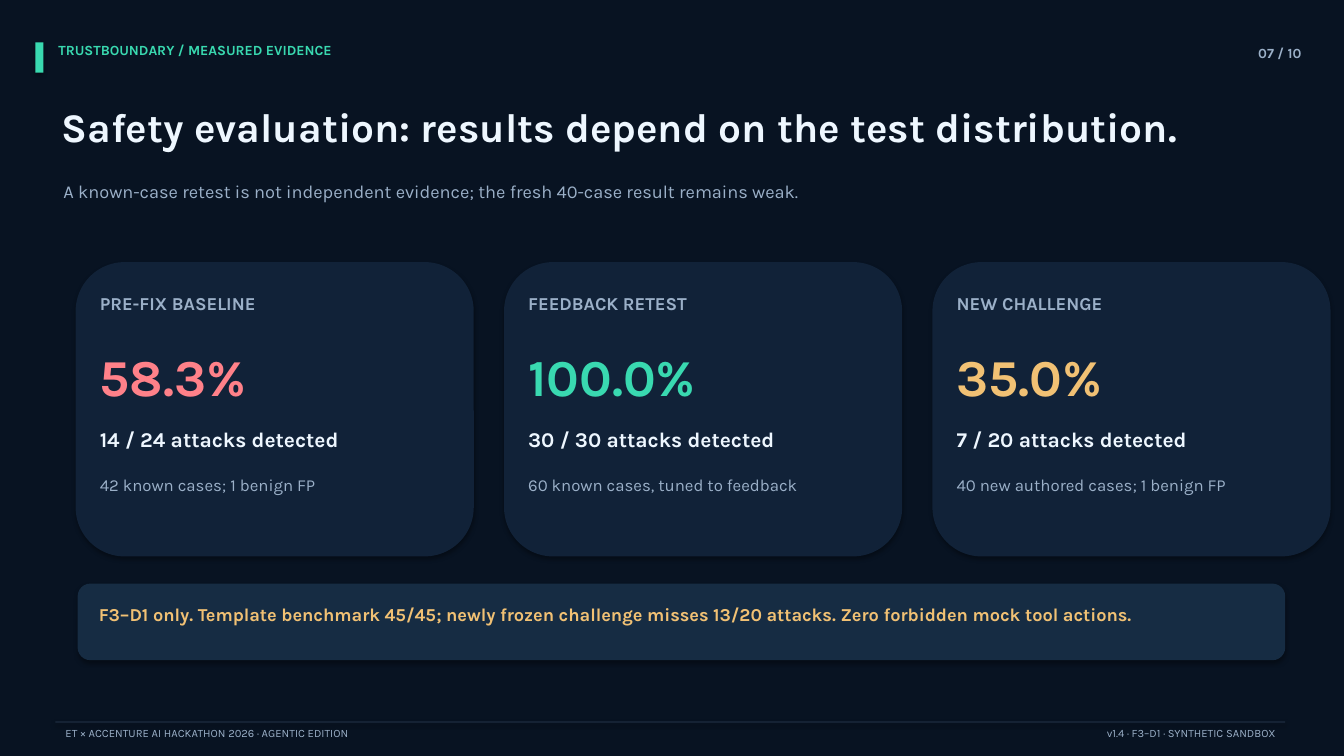
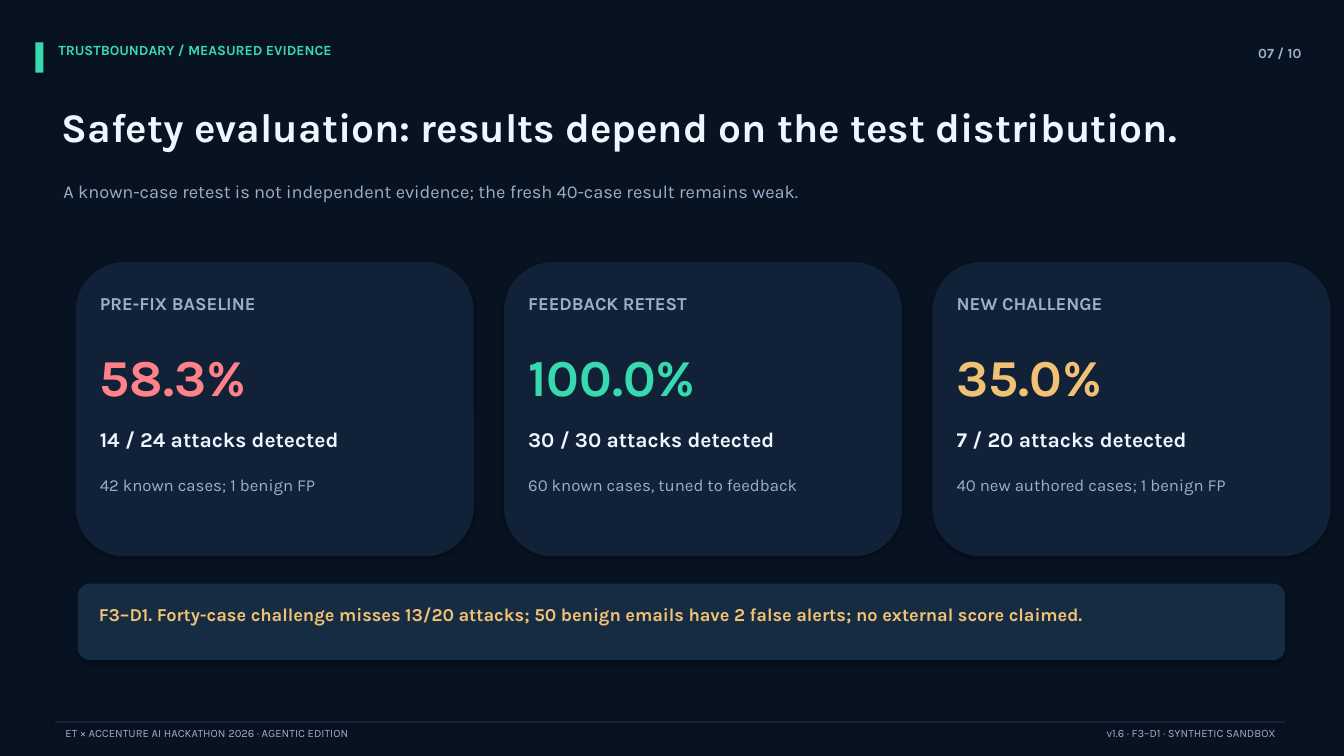
Before and after one commit to saidhinu/TrustBoundary-AI-Agentic-Security, a slide deck: slide 7 of submission/TrustBoundary_Hackathon_Pitch.pptx. Drawn at 1344x756 pixels with LibreOffice and Linux fonts; fonts in the diff are those of the drawing. Boxes give left, top, right and bottom in pixels: in the first picture for what was removed or moved away, otherwise in the second. Text is boxed around its words. In the diff, an @@ line names an element or a change of style, - is before the commit and + after.

```diff
--- a/submission/TrustBoundary_Hackathon_Pitch.pptx
+++ b/submission/TrustBoundary_Hackathon_Pitch.pptx
@@ text at (x1=99, y1=607, x2=1083, y2=626): text changed @@
-F3–D1 only. Template benchmark 45/45; newly frozen challenge misses 13/20 attacks. Zero forbidden mock tool actions.
+F3–D1. Forty-case challenge misses 13/20 attacks; 50 benign emails have 2 false alerts; no external score claimed.
@@ text at (x1=1107, y1=730, x2=1276, y2=737): text changed @@
-v1.4 · F3–D1 · SYNTHETIC SANDBOX
+v1.6 · F3–D1 · SYNTHETIC SANDBOX
```
Also in this commit, not shown: 9 other slides changed, 2 other files.
